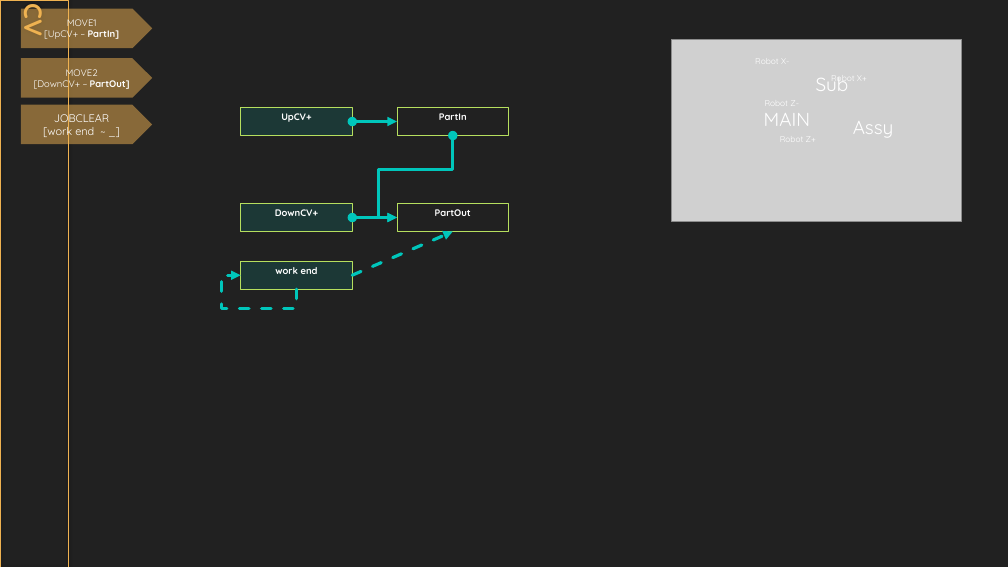
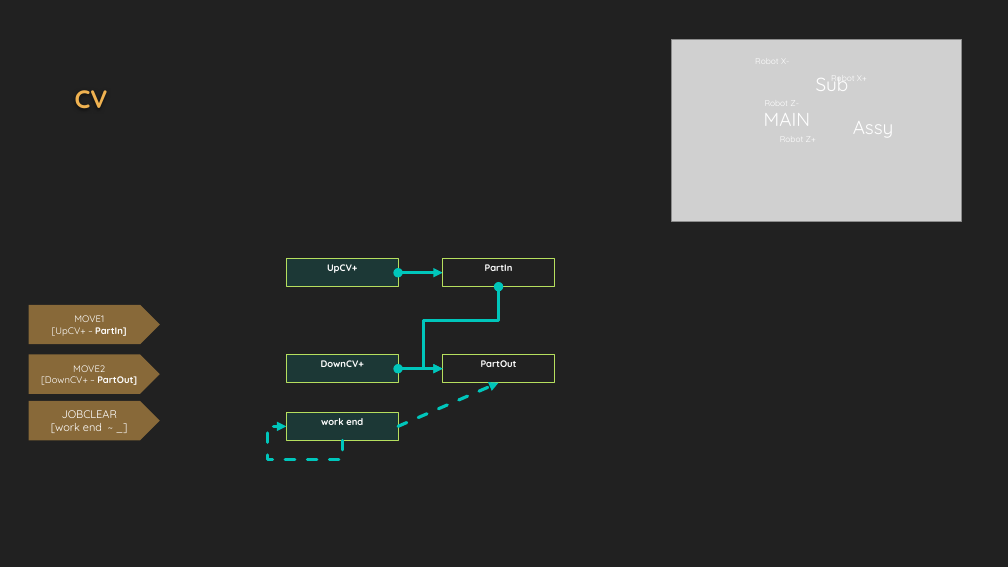
Before and after one commit to DualsoftDev/ds, a slide deck: slide 2 of DsDotNet/src/UnitTest/UnitTest.Model/ImportOfficeExample/Sample/Lib/Conveyor/CV_JobClear.pptx. Drawn at 1008x567 pixels with LibreOffice and Linux fonts; fonts in the diff are those of the drawing; grey boxes stand for pictures; background and template pictures are left out. Boxes give left, top, right and bottom in pixels: in the first picture for what was removed or moved away, otherwise in the second. Text is boxed around its words. In the diff, an @@ line names an element or a change of style, - is before the commit and + after.

```diff
--- a/DsDotNet/src/UnitTest/UnitTest.Model/ImportOfficeExample/Sample/Lib/Conveyor/CV_JobClear.pptx
+++ b/DsDotNet/src/UnitTest/UnitTest.Model/ImportOfficeExample/Sample/Lib/Conveyor/CV_JobClear.pptx
@@ title "CV": place and size @@
-title "CV" at bbox=[0, 0, 68, 567]
+title "CV" at bbox=[75, 90, 108, 108]
@@ title "CV" at bbox=[75, 90, 108, 108]: alignment centre to left; vertical alignment middle to bottom; outline #EFB251 0.75 pt to none; shadow off @@
@@ 3 pentagon arrows: place and size @@
-3 pentagon arrows at bbox=[21, 8, 153, 144]
+3 pentagon arrows at bbox=[29, 305, 160, 440]
@@ 5 rectangles, 3 elbow double arrows, 1 arrow, 1 elbow arrow: place and size @@
-5 rectangles, 3 elbow double arrows, 1 arrow, 1 elbow arrow at bbox=[222, 107, 509, 309]
+5 rectangles, 3 elbow double arrows, 1 arrow, 1 elbow arrow at bbox=[268, 259, 555, 459]
```
Also in this commit, not shown: 7 other files.
